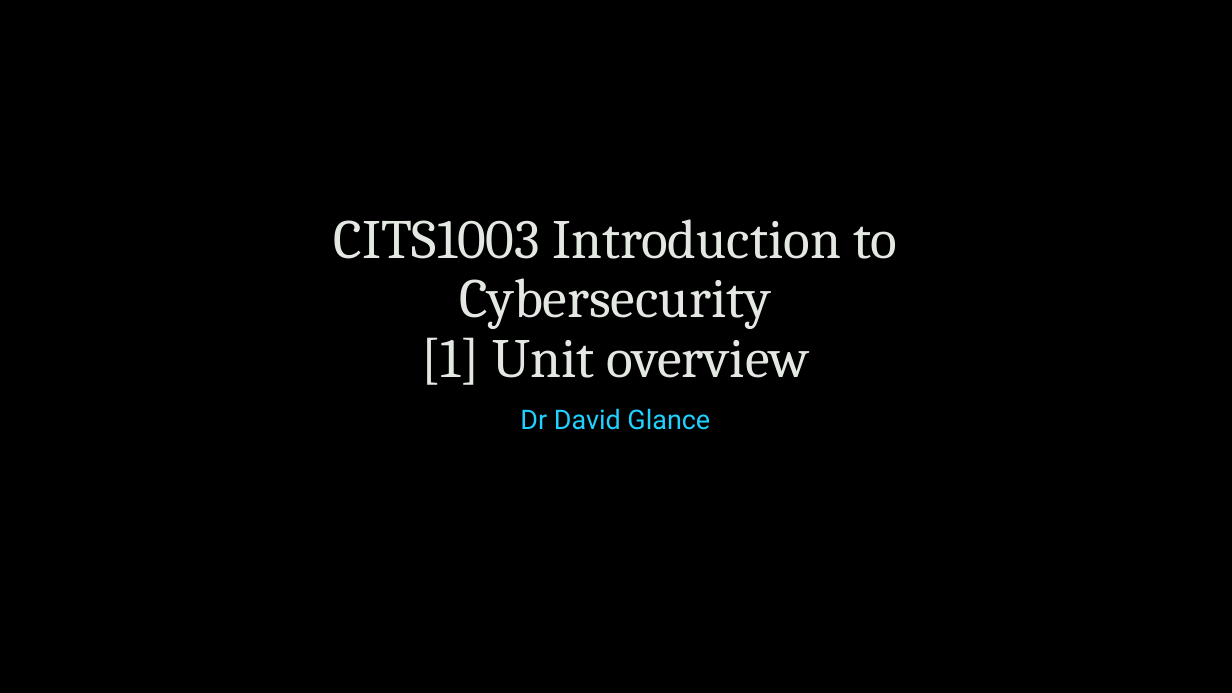
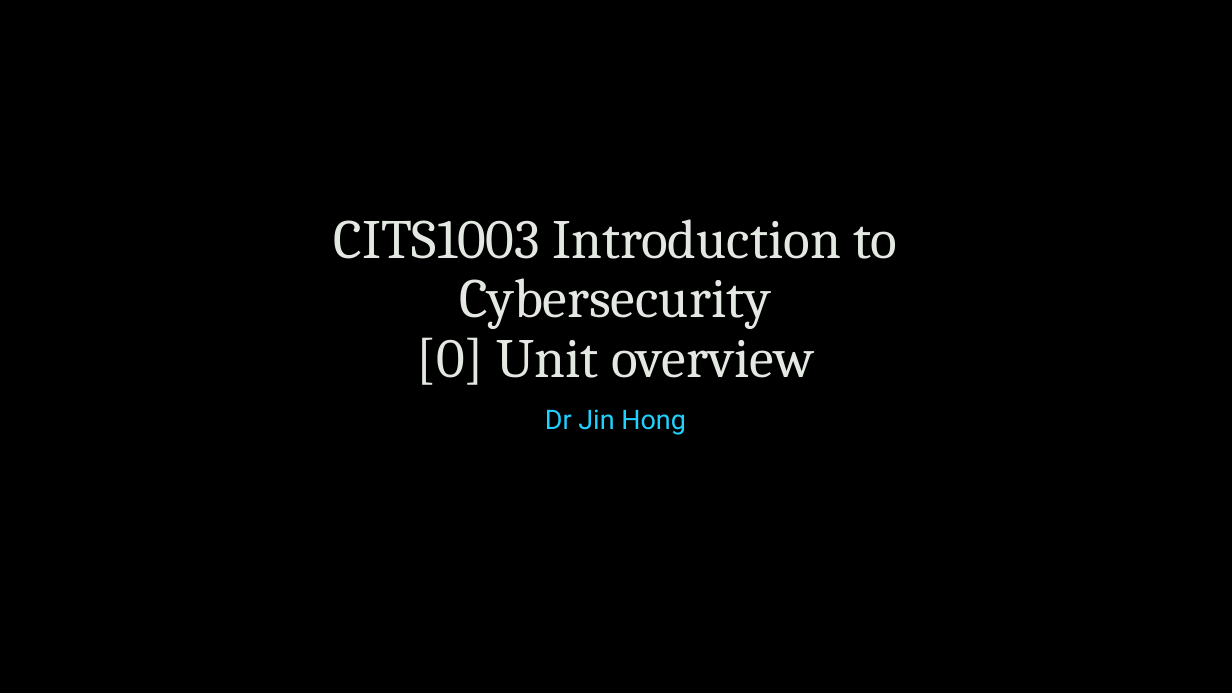
Before and after one commit to uwacyber/cits1003, a slide deck: slide 1 of cits1003-lecture_slides/CITS1003-0 Overview.pptx. Drawn at 1232x693 pixels with LibreOffice and Linux fonts; fonts in the diff are those of the drawing; background and template pictures are left out. Boxes give left, top, right and bottom in pixels: in the first picture for what was removed or moved away, otherwise in the second. Text is boxed around its words. In the diff, an @@ line names an element or a change of style, - is before the commit and + after.

```diff
--- a/cits1003-lecture_slides/CITS1003-0 Overview.pptx
+++ b/cits1003-lecture_slides/CITS1003-0 Overview.pptx
@@ title at box(333, 219, 897, 385): text changed @@
-CITS1003 Introduction to Cybersecurity
-[1] Unit overview
+CITS1003 Introduction to Cybersecurity
+[0] Unit overview
@@ subtitle at box(545, 409, 686, 435): text changed @@
-Dr David Glance
+Dr Jin Hong
```
Also in this commit, not shown: 10 other slides changed, 13 slides added, 1 slide removed.
